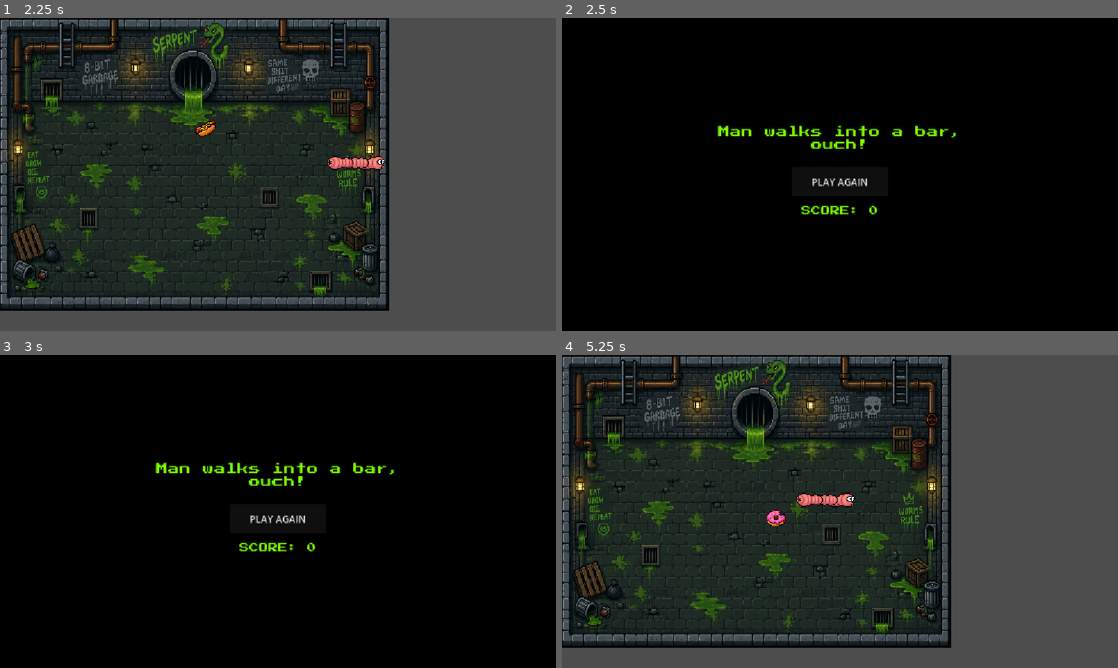
Above: before the commit, frames 1-4 (two rows, left to right).
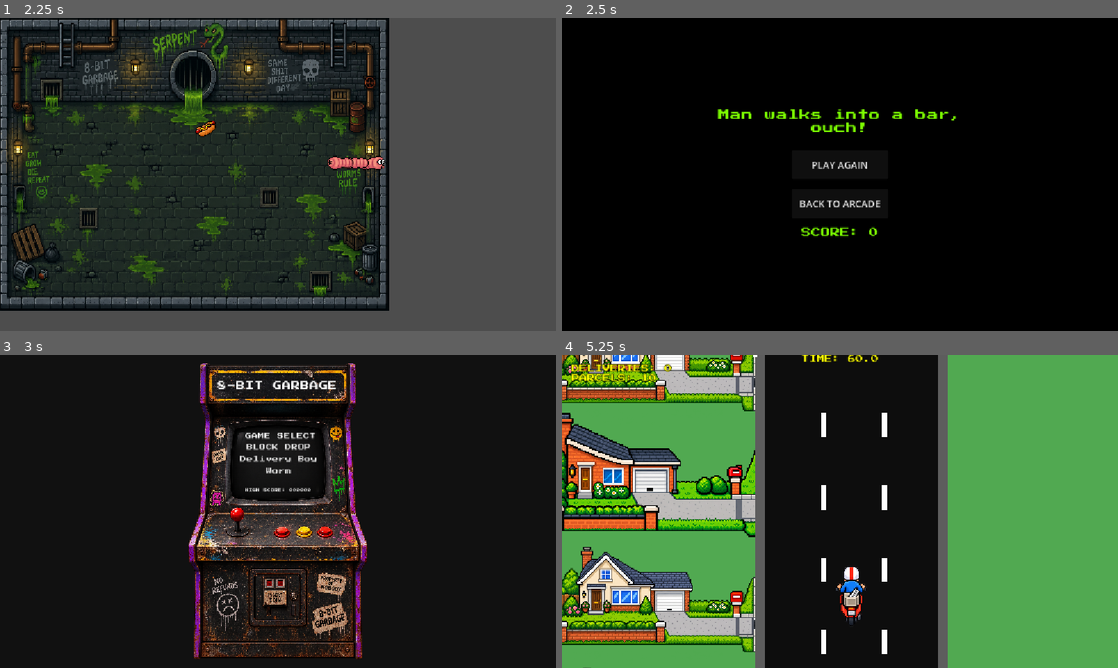
Above: after the commit, the same moments.

Repository: ray-seal/Tetris
Game: Godot game, scene res://Worm/Sewers.tscn
The game is run twice, just before and just after one commit, with the same random seed, the same clock (stepped at 60 frames per second) and the same inputs. This scene is started directly instead of the project's main scene.
Inputs (mouse positions are in pixels of both pictures, inside the frame that each line leads up to):
- Up to frame 1 (2.25 s): tap Enter (ui_accept) at 0.5, 0.77 s; move the mouse to (400, 158) at 0.52 s; hold Right (ui_right) 0.53-1.25 s; tap R at 0.6, 2.1 s; click (400, 158) at 0.67 s; drag from (166, 190) to (289, 161) at 1.27 s; move the mouse to (333, 105) at 2.02 s; hold Right (ui_right) from 2.03 s (still down); click (333, 105) at 2.17 s
- Up to frame 2 (2.5 s): keep holding Right (ui_right)
- Up to frame 3 (3 s): release Right (ui_right) at 2.75 s; click (278, 539) at 2.75 s, where only the run after the commit has a clickable "BACK TO ARCADE"
- Up to frame 4 (5.25 s): click (840, 458) at 3.5 s, where only the run after the commit has a clickable "Delivery Boy"; click (840, 517) at 4.25 s, where only the run before the commit has a clickable "PLAY AGAIN"; drag from (812, 574) to (778, 514) at 5.02 s

Frame 1 is identical in both runs. In frame 2, 2.5% of the frame differs, in the area x 28-71%, y 29-70%; in frame 3, 18%; in frame 4, 90%, in the area x 0-100%, y 0-100%.
Error after the commit: Cannot call method 'change_scene_to_file' on a null value. (res://Arcade.gd:84)

Commit message:
Back to Arcade buttons added to gameoverui

Diff:
--- a/DeliveryBoy/DeliveryBoy.tscn
+++ b/DeliveryBoy/DeliveryBoy.tscn
@@ -377,9 +377,9 @@
 anchor_right = 0.5
 anchor_bottom = 1.0
 offset_left = -176.0
-offset_top = -148.0
+offset_top = -198.0
 offset_right = -8.0
-offset_bottom = -117.0
+offset_bottom = -167.0
 grow_horizontal = 2
 grow_vertical = 0
 scale = Vector2(2, 2)
@@ -388,6 +388,26 @@
 theme_override_constants/outline_size = 4
 theme_override_fonts/font = ExtResource("7_f8prv")
 text = "Play Again"
+
+[node name="BackToArcade" type="Button" parent="GameOverUI" unique_id=439989638]
+visible = false
+anchors_preset = 7
+anchor_left = 0.5
+anchor_top = 1.0
+anchor_right = 0.5
+anchor_bottom = 1.0
+offset_left = -208.0
+offset_top = -98.0
+offset_right = 24.0
+offset_bottom = -67.0
+grow_horizontal = 2
+grow_vertical = 0
+scale = Vector2(2, 2)
+theme_override_colors/font_color = Color(1, 1, 0, 1)
+theme_override_colors/font_outline_color = Color(0, 0, 0, 1)
+theme_override_constants/outline_size = 4
+theme_override_fonts/font = ExtResource("7_f8prv")
+text = "Back To Arcade"
 
 [node name="GameUI" type="CanvasLayer" parent="." unique_id=986405137]
 
@@ -447,3 +467,4 @@
 [connection signal="area_entered" from="Road/Parcel" to="Road/Parcel" method="_on_area_entered"]
 [connection signal="area_entered" from="Road/Timer/Area2D" to="Road/Timer" method="_on_area_2d_area_entered"]
 [connection signal="pressed" from="GameOverUI/PlayAgain" to="GameOverUI" method="_on_play_again_pressed"]
+[connection signal="pressed" from="GameOverUI/BackToArcade" to="GameOverUI" method="_on_back_to_arcade_pressed"]
--- a/DeliveryBoy/GameOverUI.gd
+++ b/DeliveryBoy/GameOverUI.gd
@@ -7,3 +7,7 @@
 
 func _on_play_again_pressed() -> void:
 	get_tree().reload_current_scene()
+
+
+func _on_back_to_arcade_pressed() -> void:
+	get_tree().change_scene_to_file("res://Arcade.tscn")
--- a/DeliveryBoy/Player.gd
+++ b/DeliveryBoy/Player.gd
@@ -25,8 +25,8 @@
 	$"../../GameUI/ParcelsLabel".text = "PARCELS: " + str(parcels)
 	$"../../GameUI/TimeLabel".text = "TIME: 60"
 
+	# Game Over UI starts hidden
 	$"../../GameOverUI".hide()
-	$"../../GameOverUI".show()
 
 	# --------------------------------
 	# FIND EXISTING ROAD OBJECTS
@@ -60,12 +60,14 @@
 		pickups.append(clock)
 		clock.hide()
 		clock.set_process(false)
-		print("HAZARDS FOUND: ", hazards.size())
-		print("PICKUPS FOUND: ", pickups.size())
+
+	print("HAZARDS FOUND: ", hazards.size())
+	print("PICKUPS FOUND: ", pickups.size())
 
 	# Start random spawning AFTER lists are populated
 	start_random_spawning()
 
+
 func find_node_by_name(node: Node, wanted_name: String) -> Node:
 
 	if node.name == wanted_name:
@@ -102,13 +104,7 @@
 
 		print("TIME UP!")
 
-		set_process(false)
-		set_physics_process(false)
-
-		$"../../GameOverUI/Label".text = "TIMES UP!"
-		$"../../GameOverUI/Label".show()
-		$"../../GameOverUI/Fade".show()
-		$"../../GameOverUI/PlayAgain".show()
+		show_game_over("TIMES UP!")
 
 		return
 
@@ -198,6 +194,7 @@
 
 			touch_active = false
 
+
 func move_left():
 
 	if current_lane > 0:
@@ -311,6 +308,8 @@
 			" LANE: ",
 			lane
 		)
+
+
 # --------------------------------
 # RANDOM PICKUP
 # --------------------------------
@@ -355,6 +354,8 @@
 			" LANE: ",
 			lane
 		)
+
+
 # --------------------------------
 # RANDOM SPAWN TEST
 # --------------------------------
@@ -370,35 +371,46 @@
 
 
 # --------------------------------
+# GAME OVER
+# --------------------------------
+
+func show_game_over(message: String):
+
+	print("GAME OVER: ", message)
+
+	set_process(false)
+	set_physics_process(false)
+
+	$"../../GameOverUI".show()
+
+	$"../../GameOverUI/Label".text = message
+	$"../../GameOverUI/Label".show()
+
+	$"../../GameOverUI/Fade".show()
+	$"../../GameOverUI/PlayAgain".show()
+	$"../../GameOverUI/BackToArcade".show()
+
+
+# --------------------------------
 # PLAYER COLLISIONS
 # --------------------------------
 
 func _on_area_2d_area_entered(area: Area2D):
 
 	if area.get_parent().name in ["TrafficCar", "TrafficCar2", "TrafficCar3"]:
+
 		print("TRAFFIC CAR HIT!")
 
-		set_process(false)
-		set_physics_process(false)
-
-		$"../../GameOverUI/Label".text = "SQUISH!!"
-		$"../../GameOverUI/Label".show()
-		$"../../GameOverUI/Fade".show()
-		$"../../GameOverUI/PlayAgain".show()
-
-		return
+		show_game_over("SQUISH!!")
+
+		return
+
 
 	if area.get_parent().name == "Chav":
 
 		print("CHAV HIT!")
 
-		set_process(false)
-		set_physics_process(false)
-
-		$"../../GameOverUI/Label".text = "Watch it bruv!"
-		$"../../GameOverUI/Label".show()
-		$"../../GameOverUI/Fade".show()
-		$"../../GameOverUI/PlayAgain".show()
+		show_game_over("Watch it bruv!")
 
 		return
 
@@ -456,11 +468,8 @@
 
 		await tween.finished
 
-		# Show game over message
-		$"../../GameOverUI/Label".text = "Can't park there, sir!"
-		$"../../GameOverUI/Label".show()
-		$"../../GameOverUI/Fade".show()
-		$"../../GameOverUI/PlayAgain".show()
+		show_game_over("Can't park there, sir!")
+
 
 func start_random_spawning():
 
--- a/Worm/Worm.gd
+++ b/Worm/Worm.gd
@@ -181,12 +181,14 @@
 
 	var death_screen = CanvasLayer.new()
 	death_screen.layer = 100
+	death_screen.process_mode = Node.PROCESS_MODE_ALWAYS
 	add_child(death_screen)
 
 	var black = ColorRect.new()
 	black.color = Color.BLACK
 	black.set_anchors_and_offsets_preset(Control.PRESET_FULL_RECT)
-	black.mouse_filter = Control.MOUSE_FILTER_STOP
+	black.mouse_filter = Control.MOUSE_FILTER_IGNORE
+	black.process_mode = Node.PROCESS_MODE_ALWAYS
 	death_screen.add_child(black)
 
 	var font = load("res://PressStart2P-Regular.ttf")
@@ -198,6 +200,7 @@
 	layout.size = Vector2(600, 300)
 	layout.alignment = BoxContainer.ALIGNMENT_CENTER
 	layout.add_theme_constant_override("separation", 20)
+	layout.process_mode = Node.PROCESS_MODE_ALWAYS
 	black.add_child(layout)
 
 	# Death message
@@ -210,6 +213,7 @@
 	message.add_theme_font_override("font", font)
 	message.add_theme_font_size_override("font_size", 24)
 	message.add_theme_color_override("font_color", Color("#7CFF00"))
+	message.process_mode = Node.PROCESS_MODE_ALWAYS
 	layout.add_child(message)
 
 	# Play Again button
@@ -219,11 +223,24 @@
 	button.add_theme_font_size_override("font_size", 20)
 	button.size_flags_horizontal = Control.SIZE_SHRINK_CENTER
 	button.process_mode = Node.PROCESS_MODE_ALWAYS
+	button.mouse_filter = Control.MOUSE_FILTER_STOP
 	layout.add_child(button)
 
 	button.pressed.connect(restart_game)
 
-	# Score underneath the button
+	# Back to Arcade button
+	var arcade_button = Button.new()
+	arcade_button.text = "BACK TO ARCADE"
+	arcade_button.custom_minimum_size = Vector2(200, 60)
+	arcade_button.add_theme_font_size_override("font_size", 20)
+	arcade_button.size_flags_horizontal = Control.SIZE_SHRINK_CENTER
+	arcade_button.process_mode = Node.PROCESS_MODE_ALWAYS
+	arcade_button.mouse_filter = Control.MOUSE_FILTER_STOP
+	layout.add_child(arcade_button)
+
+	arcade_button.pressed.connect(back_to_arcade)
+
+	# Score underneath the buttons
 	var score_label = Label.new()
 	score_label.text = "SCORE: " + str(eaten_count)
 	score_label.horizontal_alignment = HORIZONTAL_ALIGNMENT_CENTER
@@ -231,12 +248,18 @@
 	score_label.add_theme_font_override("font", font)
 	score_label.add_theme_font_size_override("font_size", 20)
 	score_label.add_theme_color_override("font_color", Color("#7CFF00"))
+	score_label.process_mode = Node.PROCESS_MODE_ALWAYS
 	layout.add_child(score_label)
+
 
 func restart_game():
 	get_tree().paused = false
 	get_tree().reload_current_scene()
 
+
+func back_to_arcade():
+	get_tree().paused = false
+	get_tree().change_scene_to_file("res://Arcade.tscn")
 
 func _on_head_area_body_entered(body: Node2D):
 	die()
--- a/project.godot
+++ b/project.godot
@@ -18,6 +18,8 @@
 [display]
 
 window/stretch/mode="canvas_items"
+window/stretch/aspect="expand"
+window/handheld/orientation=1
 
 [physics]
 
Not shown, added: .nomedia
Not shown, changed: web/index.html
Not shown, changed: web/index.pck
